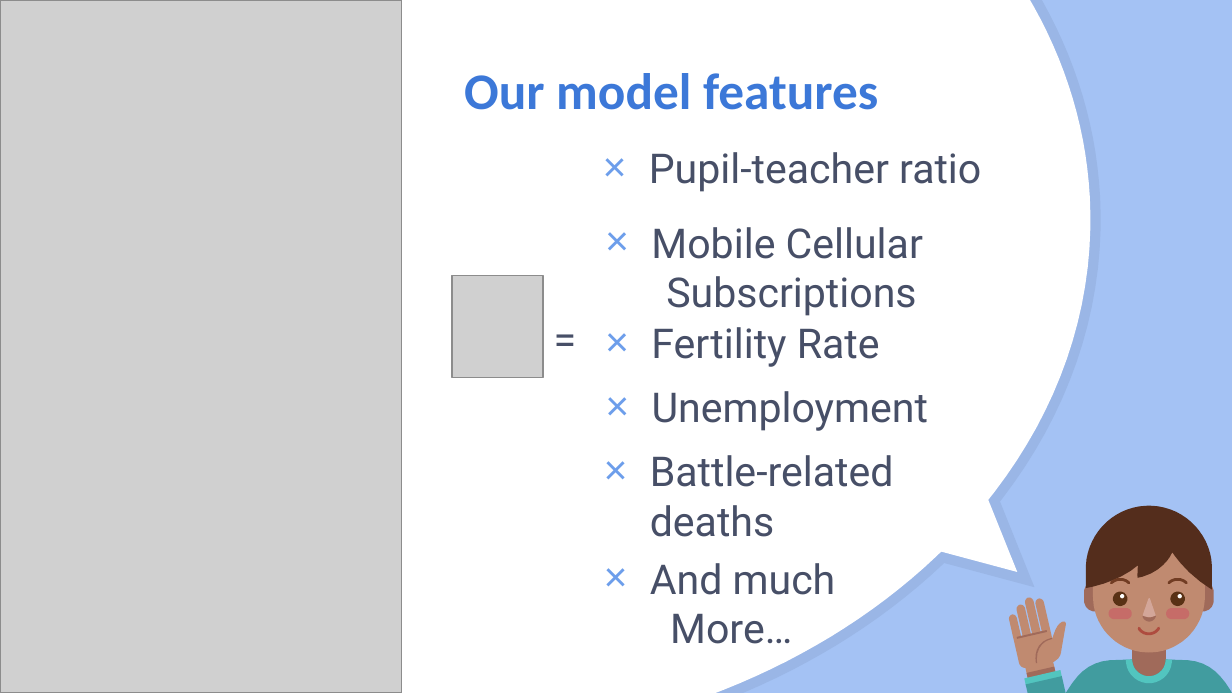
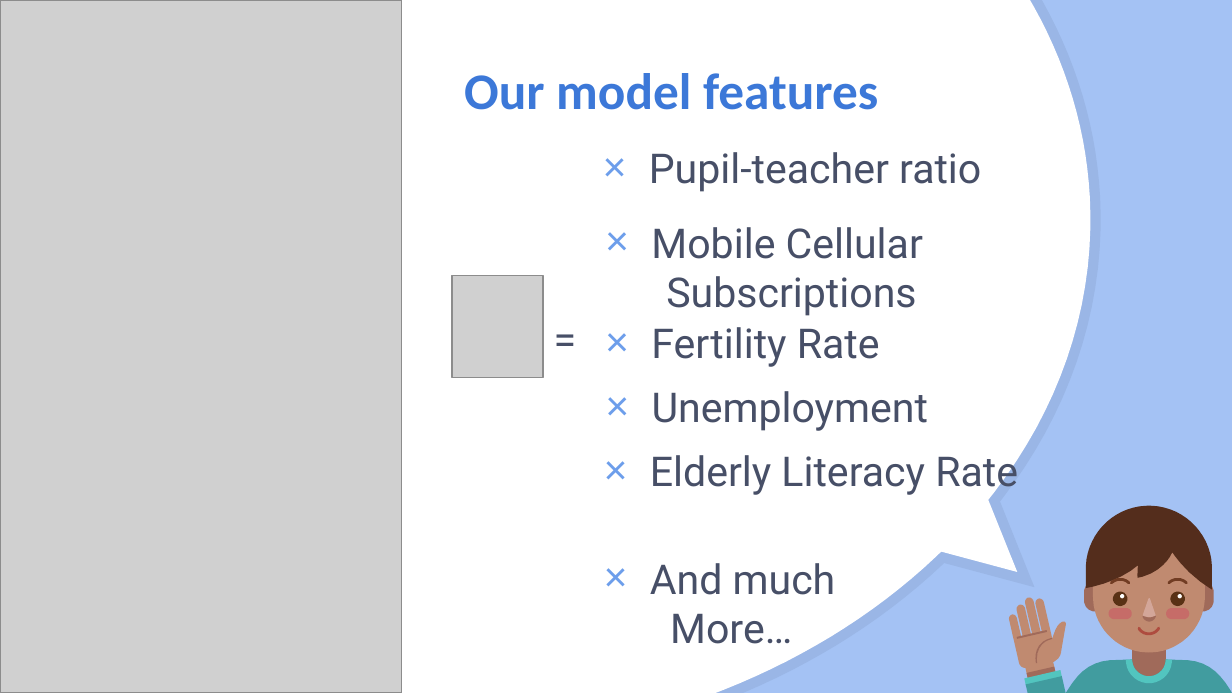
Before and after one commit to acrola/WorkShopDS, a slide deck: slide 8 of Happppy.pptx. Drawn at 1232x693 pixels with LibreOffice and Linux fonts; fonts in the diff are those of the drawing; grey boxes stand for pictures. Boxes give left, top, right and bottom in pixels: in the first picture for what was removed or moved away, otherwise in the second. Text is boxed around its words. In the diff, an @@ line names an element or a change of style, - is before the commit and + after.

```diff
--- a/Happppy.pptx
+++ b/Happppy.pptx
@@ text at [650, 455, 1018, 497]: text changed @@
-× Battle-related deaths
+× Elderly Literacy Rate
```
Also in this commit, not shown: 2 other slides changed, 21 other files.
